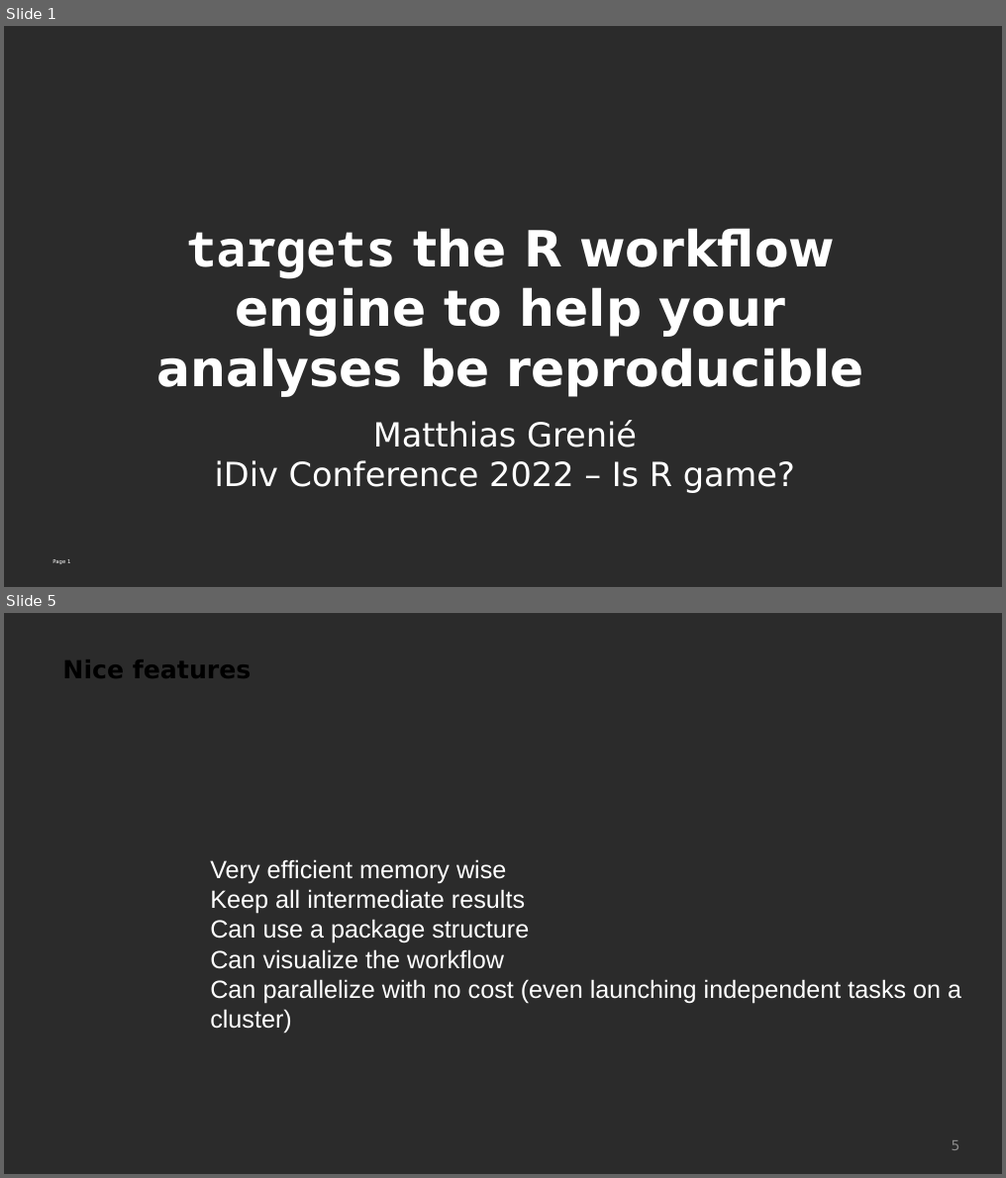
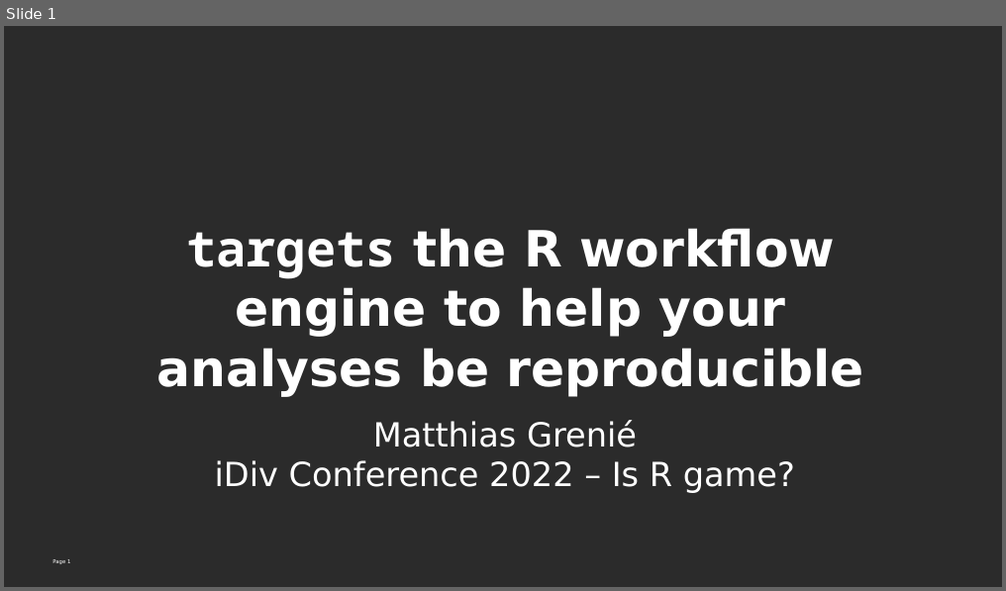
Before and after one commit to Rekyt/targets_presentation, a slide deck: idiv_conf_22_targets.odp. Shown one above the other, each under a label of ours: slides 1 and 5 before the commit, slide 1 after it; the slides between them are not shown. The pictures are 1006x1178 and 1006x591 pixels, drawn with LibreOffice and Linux fonts; fonts in the diff are those of the drawing; background and template pictures are left out; a plain dark background stands for a picture behind light text. Boxes give left, top, right and bottom in pixels: in the first picture for what was removed or moved away, otherwise in the second. Text is boxed around its words. In the diff, an @@ line names an element or a change of style, - is before the commit and + after.

```diff
--- a/idiv_conf_22_targets.odp
+++ b/idiv_conf_22_targets.odp
@@ slide 5 removed at bbox=[4, 613, 1002, 1174], background picture (left out) @@
@@ text removed at bbox=[62, 660, 251, 678] @@
-Nice features
@@ text removed at bbox=[210, 860, 961, 1034] @@
-Very efficient memory wise
-Keep all intermediate results
-Can use a package structure
-Can visualize the workflow
-Can parallelize with no cost (even launching independent tasks on a cluster)
@@ page number removed at bbox=[951, 1141, 960, 1151] @@
-5
```
Also in this commit, not shown: 6 slides added, 3 other slides removed, 4 other files.
